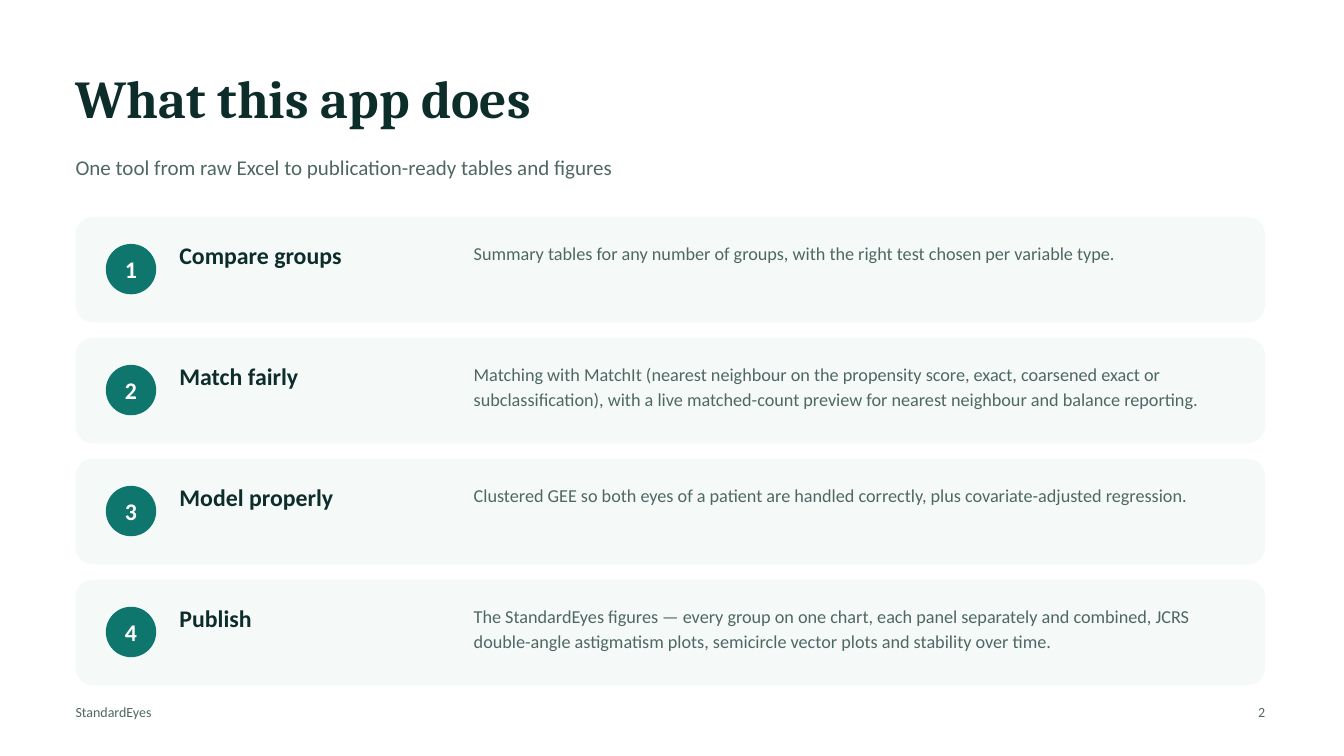
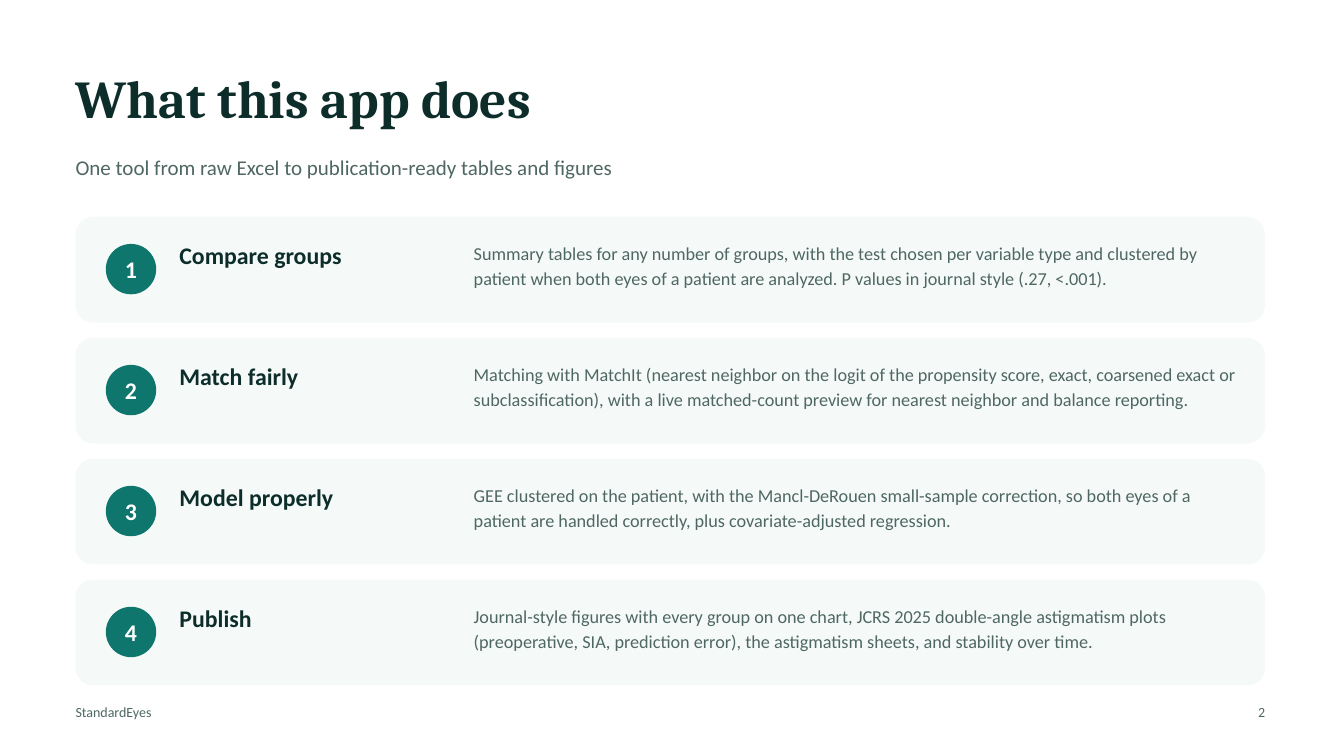
Before and after one commit to StandardEyes/standardeyes.github.io, a slide deck: slide 2 of User Manual - StandardEyes.pptx. Drawn at 1344x756 pixels with LibreOffice and Linux fonts; fonts in the diff are those of the drawing. Boxes give left, top, right and bottom in pixels: in the first picture for what was removed or moved away, otherwise in the second. Text is boxed around its words. In the diff, an @@ line names an element or a change of style, - is before the commit and + after.

```diff
--- a/User Manual - StandardEyes.pptx
+++ b/User Manual - StandardEyes.pptx
@@ text at bbox=[474, 247, 1197, 288]: text changed @@
-Summary tables for any number of groups, with the right test chosen per variable type.
+Summary tables for any number of groups, with the test chosen per variable type and clustered by patient when both eyes of a patient are analyzed. P values in journal style (.27, <.001).
@@ text at bbox=[474, 368, 1235, 409]: text changed @@
-Matching with MatchIt (nearest neighbour on the propensity score, exact, coarsened exact or subclassification), with a live matched-count preview for nearest neighbour and balance reporting.
+Matching with MatchIt (nearest neighbor on the logit of the propensity score, exact, coarsened exact or subclassification), with a live matched-count preview for nearest neighbor and balance reporting.
@@ text at bbox=[474, 489, 1191, 530]: text changed @@
-Clustered GEE so both eyes of a patient are handled correctly, plus covariate-adjusted regression.
+GEE clustered on the patient, with the Mancl-DeRouen small-sample correction, so both eyes of a patient are handled correctly, plus covariate-adjusted regression.
@@ text at bbox=[474, 610, 1165, 651]: text changed @@
-The StandardEyes figures — every group on one chart, each panel separately and combined, JCRS double-angle astigmatism plots, semicircle vector plots and stability over time.
+Journal-style figures with every group on one chart, JCRS 2025 double-angle astigmatism plots (preoperative, SIA, prediction error), the astigmatism sheets, and stability over time.
```
Also in this commit, not shown: 9 other slides changed, 1 slide added.
